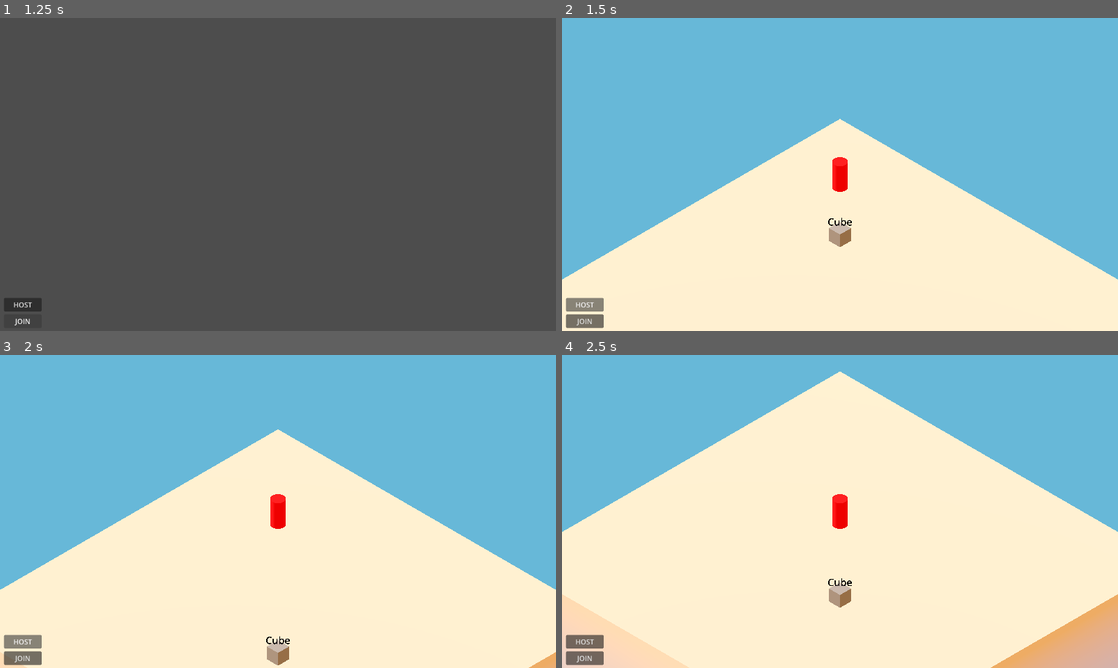
Above: before the commit, frames 1-4 (two rows, left to right).
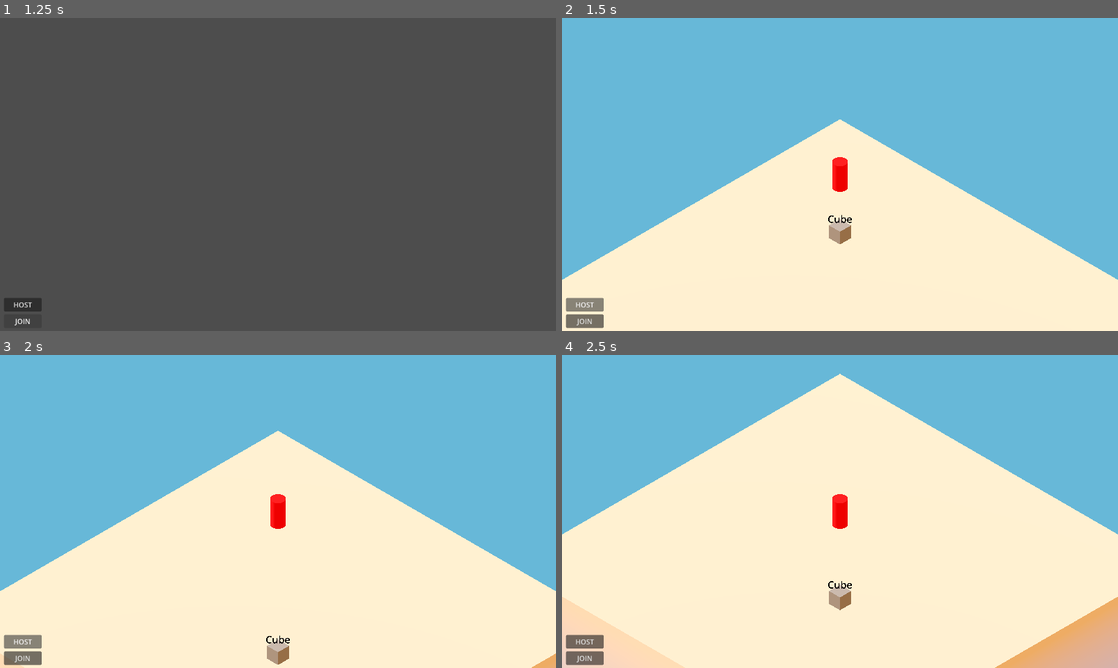
Above: after the commit, the same moments.

Repository: SergeyCube/new-game-project
Game: Godot game, scene res://game.tscn
Two runs of this game, one before a commit and one after it. Both use one fixed random seed, a clock stepped at 60 frames per second and the inputs below.
Inputs (mouse positions are in pixels of both pictures, inside the frame that each line leads up to):
- Up to frame 1 (1.25 s): click "JOIN" at 0.5 s
- Up to frame 2 (1.5 s): click "HOST" at 1.25 s
- Up to frame 3 (2 s): no input
- Up to frame 4 (2.5 s): move the mouse to (962, 495) at 2.02 s; click (962, 495) at 2.17 s

Frame 1 is identical in both runs. In frame 2, 0.3% of the frame differs, in the area x 0-100%, y 32-84%; in frame 3, 0.5%; in frame 4, 1.3%, in the area x 0-100%, y 5-100%.

Commit message:
Working1

Diff:
--- a/character.gd
+++ b/character.gd
@@ -3,15 +3,18 @@
 
 func _enter_tree() -> void:
 	self.set_multiplayer_authority(self.name.to_int())
-	if is_multiplayer_authority():
+
+
+func _ready() -> void:
+	$Camera3D.look_at(self.global_transform.origin)
+
+	if self.is_multiplayer_authority():
+	#if self.name.to_int() == self.multiplayer.get_unique_id():
 		self.get_node("Camera3D").current = true
 	else:
 		self.get_node("Walking").remove_from_group("walking")
 		self.get_node("Gravity").remove_from_group("gravity")
 		self.get_node("MoveAndSlide").remove_from_group("move_and_slide")
 		self.get_node("Camera3D").current = false
-
-func _ready() -> void:
-	$Camera3D.look_at(self.global_transform.origin)
 	self.global_position = Vector3(0.0, 10.8, 0.0)
 	self.velocity = Vector3(0.0, 0.0, 0.0)
--- a/game.gd
+++ b/game.gd
@@ -21,7 +21,8 @@
 	if event.pressed != true: return
 	if normal != Vector3(0.0, 1.0, 0.0): return
 	for node in get_tree().get_nodes_in_group("walking"):
-		node.destination = Vector3(event_position.x, 0, event_position.z)
+		if node.is_multiplayer_authority() == true:
+			node.destination = Vector3(event_position.x, 0, event_position.z)
 
 #region ENet_multiplayer
 
@@ -34,16 +35,19 @@
 	self.multiplayer.peer_connected.connect(_on_multiplayer_peer_connected)
 	_on_multiplayer_peer_connected(1) # for host itself
 
-func _on_multiplayer_peer_connected(id: int = 1) -> void:
+func _on_join_button_pressed() -> void:
+	var peer := ENetMultiplayerPeer.new()
+	var error = peer.create_client("127.0.0.1", PORT)
+	self.multiplayer.multiplayer_peer = peer
+	if error == OK: print(self.multiplayer.get_unique_id(), " Client was created")
+	else: print(error)
+
+func _on_multiplayer_peer_connected(id: int) -> void:
 	print(id, " connected")
-	var character : Character = CHARACTER.instantiate()
+	var character = CHARACTER.instantiate()
 	character.name = str(id)
 	call_deferred("add_child", character)
 
-func _on_join_button_pressed() -> void:
-	var peer := ENetMultiplayerPeer.new()
-	peer.create_client("127.0.0.1", PORT)
-	self.multiplayer.multiplayer_peer = peer
 
 #endregion
 
--- a/game.tscn
+++ b/game.tscn
@@ -89,10 +89,6 @@
 script = ExtResource("4_ryrav")
 metadata/_custom_type_script = "uid://ddafhehugv6vq"
 
-[node name="CharacterSpawner" type="MultiplayerSpawner" parent="." unique_id=173168730]
-_spawnable_scenes = PackedStringArray("uid://ckudr8chj1kgo")
-spawn_path = NodePath("..")
-
 [node name="HostButton" type="Button" parent="." unique_id=1561184548]
 offset_left = 9.0
 offset_top = 644.0
@@ -107,6 +103,10 @@
 offset_bottom = 712.0
 text = "JOIN"
 
+[node name="MultiplayerSpawner" type="MultiplayerSpawner" parent="." unique_id=1698178656]
+_spawnable_scenes = PackedStringArray("uid://ckudr8chj1kgo")
+spawn_path = NodePath("..")
+
 [connection signal="input_event" from="LevelPlatform" to="." method="_on_level_platform_input_event"]
 [connection signal="pressed" from="HostButton" to="." method="_on_host_button_pressed"]
 [connection signal="pressed" from="JoinButton" to="." method="_on_join_button_pressed"]
--- a/project.godot
+++ b/project.godot
@@ -28,7 +28,9 @@
 
 [physics]
 
+common/physics_jitter_fix=0.0
 3d/physics_engine="Jolt Physics"
+common/physics_interpolation=true
 
 [rendering]
 
